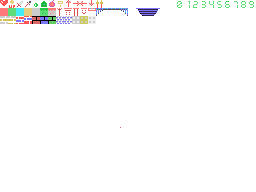
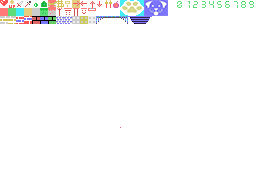
Layer changes from the first 256px x 192px image to the second:
renamed "Capa 90" to "Capa 102", painted on it over [left=48, top=0, right=168, bottom=24]
